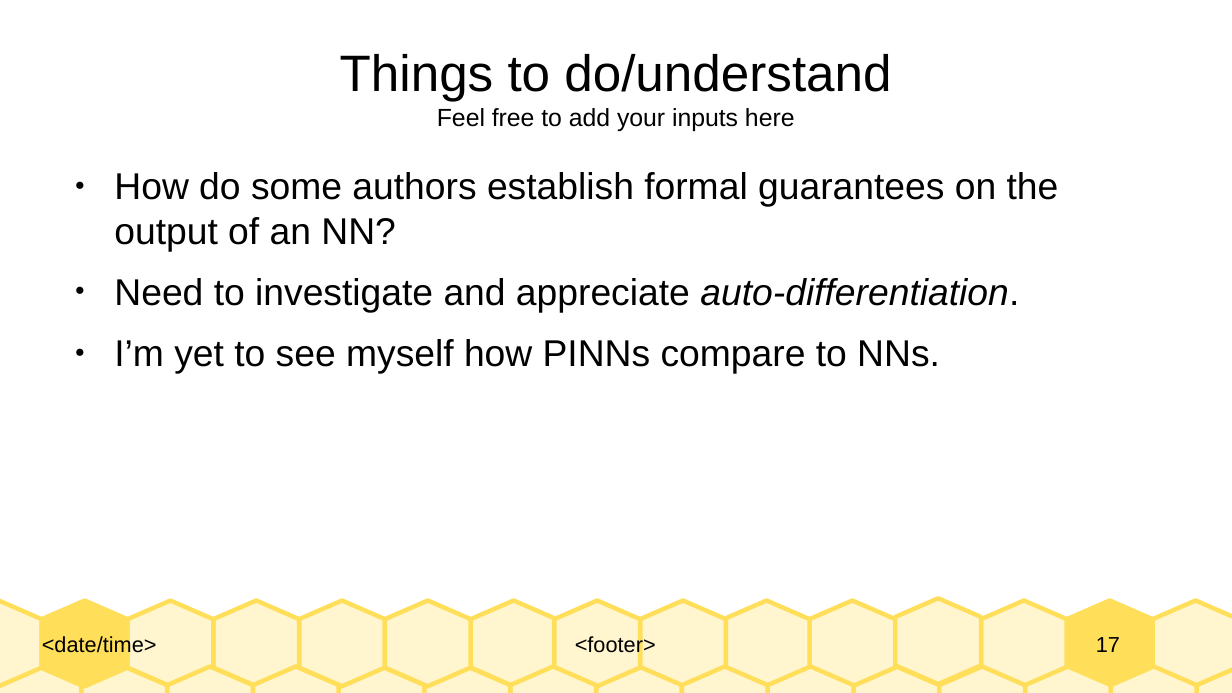
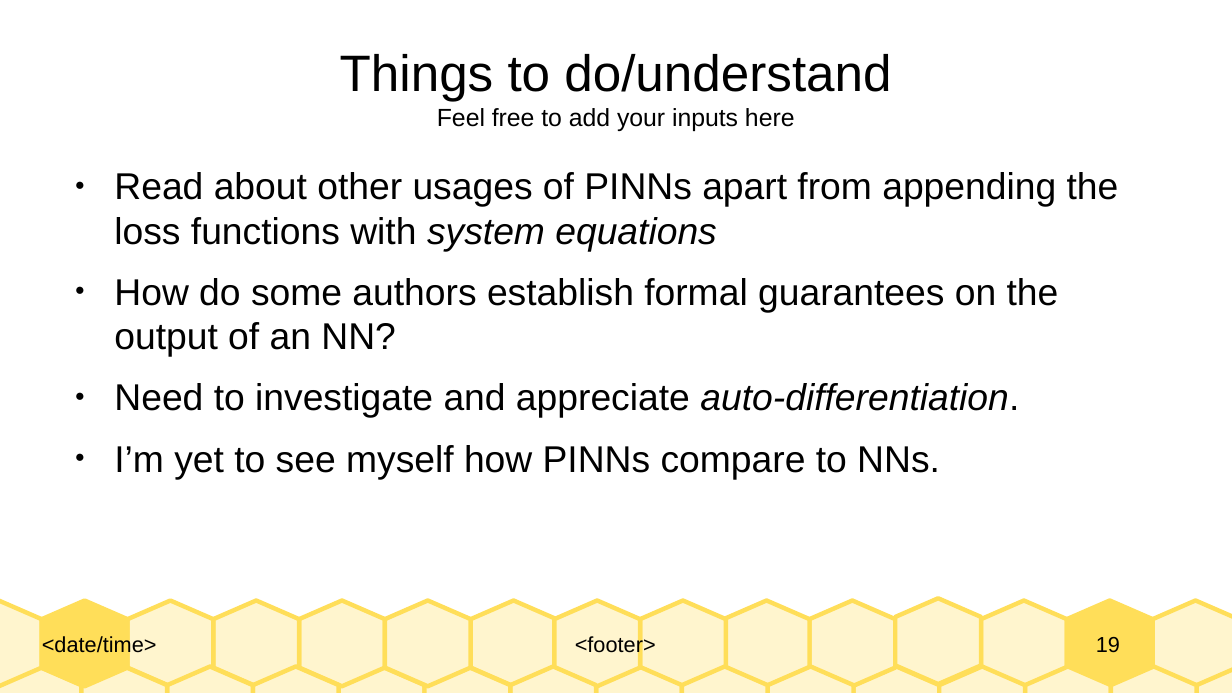
Before and after one commit to Realife-Brahmin/OriginalDocsHub, a slide deck: slide 19 of research_showcase/physicsInformedNeuralNetworks_aryan_ritwajeet_jha.odp (slide 17 before the commit). Drawn at 1232x693 pixels with LibreOffice and Linux fonts; fonts in the diff are those of the drawing. Boxes give left, top, right and bottom in pixels: in the first picture for what was removed or moved away, otherwise in the second. Text is boxed around its words. In the diff, an @@ line names an element or a change of style, - is before the commit and + after.

```diff
--- a/research_showcase/physicsInformedNeuralNetworks_aryan_ritwajeet_jha.odp
+++ b/research_showcase/physicsInformedNeuralNetworks_aryan_ritwajeet_jha.odp
@@ text at (x1=114, y1=172, x2=1119, y2=251): paragraph added @@
+● Read about other usages of PINNs apart from appending the loss functions with system equations
@@ page number at (x1=1096, y1=637, x2=1120, y2=653): text changed @@
-17
+19
```
Also in this commit, not shown: 2 other slides changed, 2 slides added, 1 other file.
